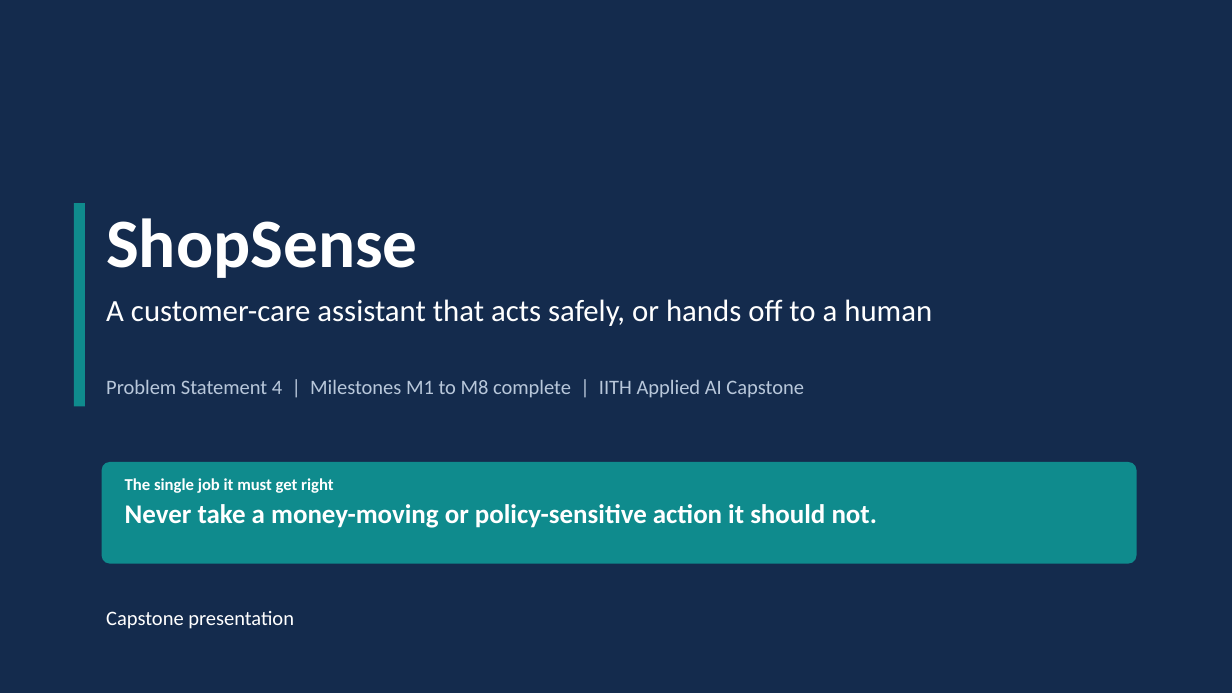
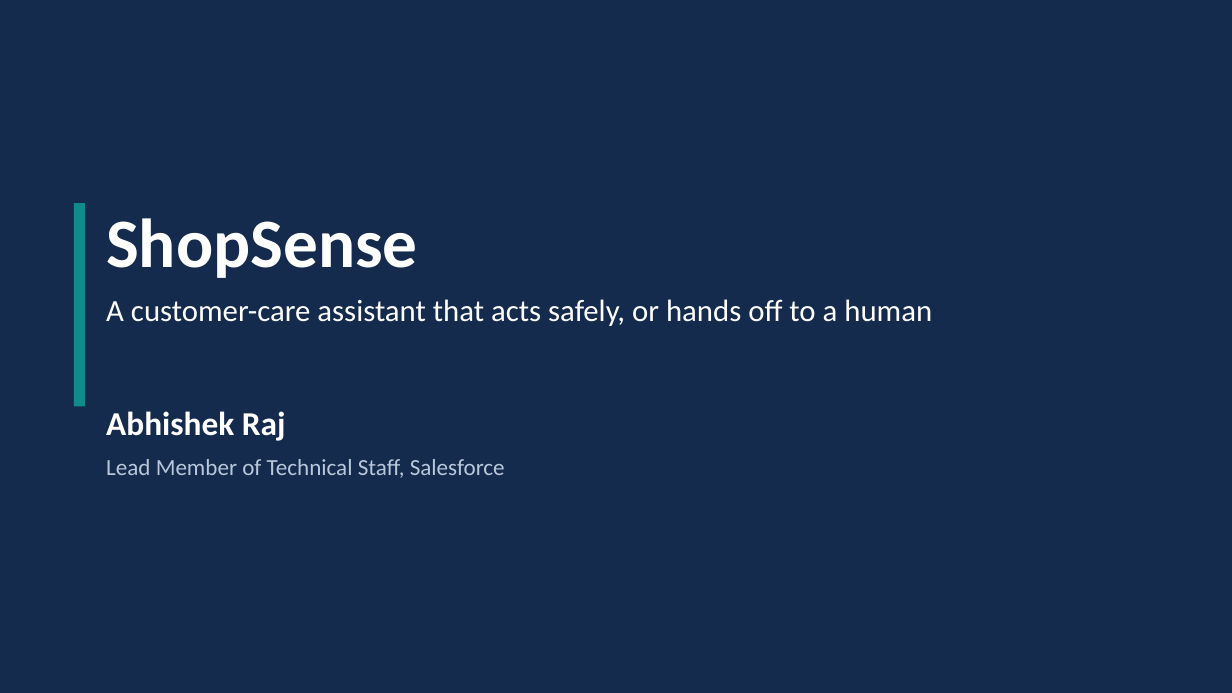
Before and after one commit to abhraj786/iith-ai-capstone-shopsense, a slide deck: slide 1 of docs/deck/iith-ai-capstone-shopsense.pptx. Drawn at 1232x693 pixels with LibreOffice and Linux fonts; fonts in the diff are those of the drawing. Boxes give left, top, right and bottom in pixels: in the first picture for what was removed or moved away, otherwise in the second. Text is boxed around its words. In the diff, an @@ line names an element or a change of style, - is before the commit and + after.

Commit message:
Deck: title slide with presenter name and role

```diff
--- a/docs/deck/iith-ai-capstone-shopsense.pptx
+++ b/docs/deck/iith-ai-capstone-shopsense.pptx
@@ text at (106, 411, 286, 441): text changed; size 16 to 26 pt; text colour #B8C7DA to #FFFFFF; bold on @@
-Problem Statement 4 | Milestones M1 to M8 complete | IITH Applied AI Capstone
+Abhishek Raj
@@ rounded rectangle removed at (102, 462, 1137, 564) @@
@@ text added at (106, 459, 505, 478), 18 pt, text #B8C7DA @@
+Lead Member of Technical Staff, Salesforce
@@ text removed at (125, 478, 877, 528) @@
-The single job it must get right
-Never take a money-moving or policy-sensitive action it should not.
@@ text removed at (106, 611, 294, 629) @@
-Capstone presentation
```
Also in this commit, not shown: 1 other file.
